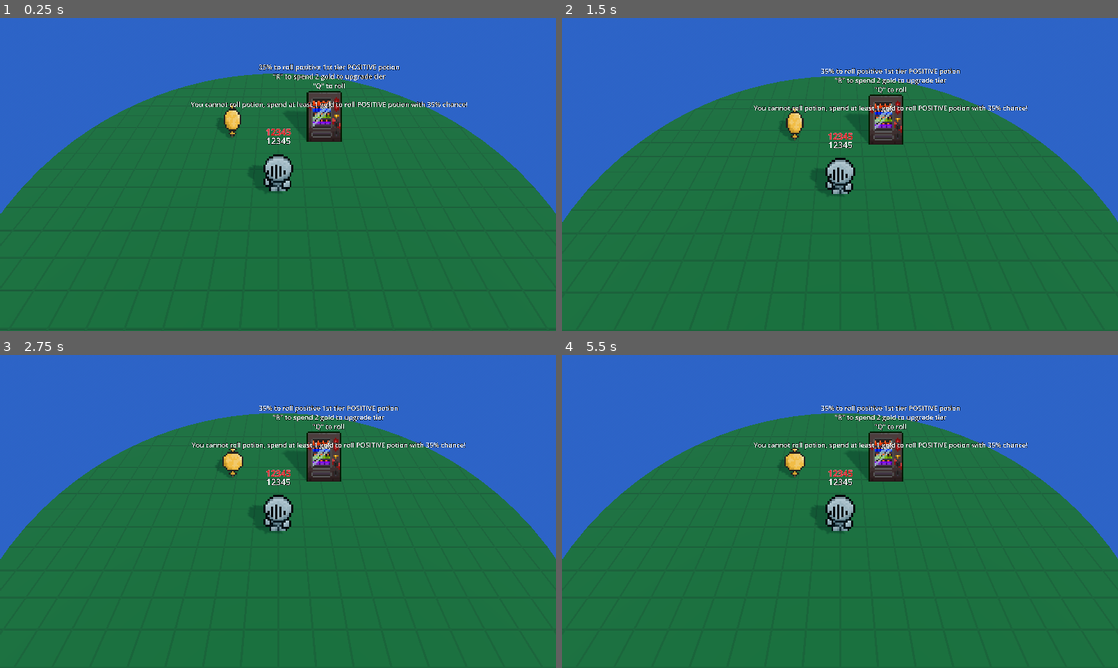
Above: before the commit, frames 1-4 (two rows, left to right).
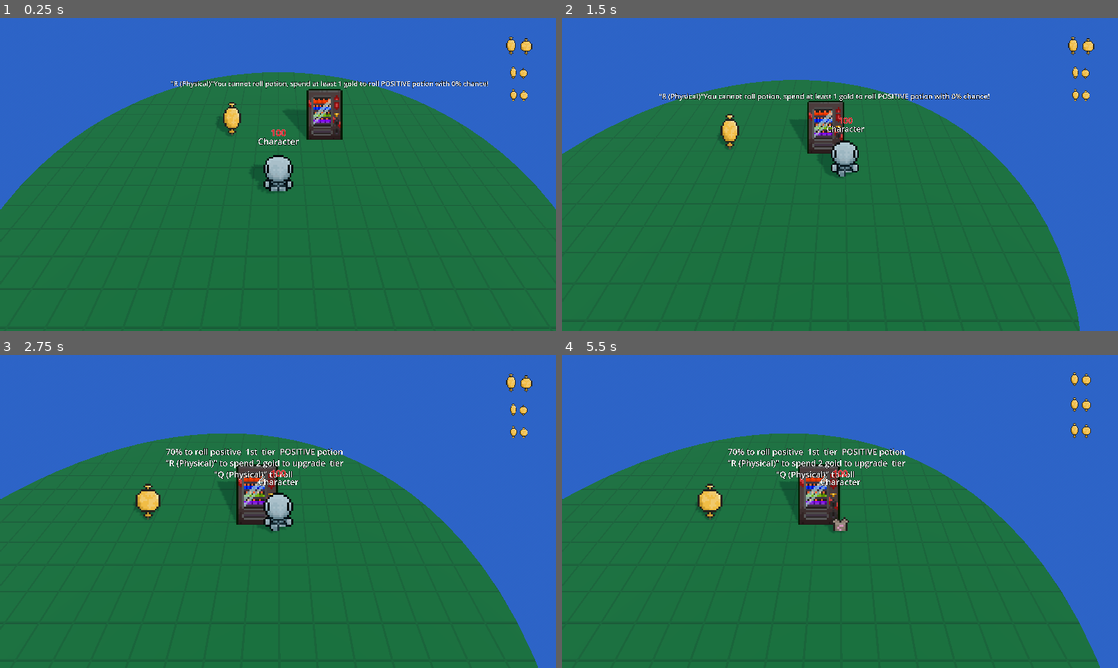
Above: after the commit, the same moments.

Repository: SamuelRodriguesMGR/wild-jam-77
Game: Godot game, scene res://_mechanic_tests/test_potions_vendings/test_vending.tscn
Two runs of this game, one before a commit and one after it. Both use one fixed random seed, a clock stepped at 60 frames per second and the inputs below. This scene is started directly instead of the project's main scene.
Inputs (mouse positions are in pixels of both pictures, inside the frame that each line leads up to):
- Up to frame 1 (0.25 s): no input
- Up to frame 2 (1.5 s): move the mouse to (962, 158) at 0.52 s; hold Right (ui_right) 0.53-1.28 s; tap Q (roll_potion) at 0.6 s; click (962, 158) at 0.67 s; tap R (spend_money_to_vending) at 0.8, 1.35 s; move the mouse to (812, 174) at 1.27 s; hold Up (ui_up) from 1.28 s (still down)
- Up to frame 3 (2.75 s): keep holding Up (ui_up); tap Q (roll_potion) at 1.55 s; move the mouse to (289, 505) at 2.02 s; press the mouse at (289, 505) at 2.03 s; tap R (spend_money_to_vending) at 2.3 s
- Up to frame 4 (5.5 s): keep holding Up (ui_up); move the mouse to (834, 517) at 2.77 s; release the mouse at (834, 517) at 2.78 s; right-click (834, 517) at 2.85 s; tap Q (roll_potion) at 3.05, 3.6, 4.55 s; move the mouse to (878, 514) at 3.52 s; tap R (spend_money_to_vending) at 3.8, 4.35, 5.3 s; move the mouse to (795, 508) at 4.27 s; move the mouse to (845, 511) at 5.02 s; hold Space (transform) from 5.03 s (still down)

The runs differ from the first frame. In frame 1, 3.4% of the frame differs, in the area x 0-100%, y 6-63%; in frame 2, 17%; in frame 3, 18%; in frame 4, 18%, in the area x 0-100%, y 5-100%.
Error before the commit: Parse Error: Could not find type "Player" in the current scope. (res://scenes/vending/vending.gd:30)

Commit message:
Интеграция функционала в character3d

Diff:
--- a/_mechanic_tests/test_potions_vendings/test_vending.tscn
+++ b/_mechanic_tests/test_potions_vendings/test_vending.tscn
@@ -83,3 +83,4 @@
 [node name="Character" parent="." instance=ExtResource("4_mvg1i")]
 transform = Transform3D(1, 0, 0, 0, 1, 0, 0, 0, 1, 0, 1.16966, 0)
 gold = 6
+is_local = true
--- a/scenes/Characters/character.gd
+++ b/scenes/Characters/character.gd
@@ -1,3 +1,4 @@
+class_name Player
 extends CharacterBody3D
 
 
@@ -9,6 +10,7 @@
 @onready var hurtbox_shape     : CollisionShape3D = $HurtBox/Collision
 @onready var info_label        : Label3D = $Info
 @onready var hp_label          : Label3D = $HP
+@onready var potion_slots_ui   : PotionSlotsUI = %PotionSlotsUI
 
 # таймеры
 @onready var attack_cooldown    : Timer = $Timers/attack_cooldown
@@ -17,6 +19,9 @@
 @onready var transform_duration : Timer = $Timers/transform_duration
 
 @export var gold : int = 3
+#for tests
+@export var is_local: bool = false
+#
 
 const SPEED    : float = 12.0
 const FRICTION : float = 0.95
@@ -31,6 +36,9 @@
 var is_attack_ready    : bool = true
 var is_transform_ready : bool = true
 
+var is_on_lose_streak: bool = false
+
+var _potions_slots: PotionSlots
 
 func _enter_tree() -> void:
 	# уникальный id игрока (я хз)
@@ -38,17 +46,18 @@
 
 func _ready() -> void:
 	# если игрок авторизован
-	if is_multiplayer_authority():
+	if is_multiplayer_authority() or is_local:
 		# имя
 		info_label.text = name
 		# делаем камеру повышенной в звании
 		camera.make_current()
 		# стартовая позиция
 		position.y = 1
+		_init_potions_slots()
 
 func _physics_process(_delta: float) -> void:
 	# если игрок авторизован
-	if is_multiplayer_authority():
+	if is_multiplayer_authority() or is_local:
 		get_input()
 		move()
 		move_and_slide()
@@ -195,3 +204,19 @@
 	#else:
 		#return Vector3(0,0,0)
 	#
+
+
+func _init_potions_slots() -> void:
+	_potions_slots = PotionSlots.new()
+	_potions_slots.potion_slots_updated.connect(potion_slots_ui._on_potion_slots_updated)
+	_potions_slots.potion_slots_updated.emit(_potions_slots.potions)
+
+func give_potion(path_to_potion_resource: String) -> void:
+	_potions_slots.put_potion_in(load(path_to_potion_resource))
+
+#Функция такая маленькая, потому что можно будет включать VFX.
+func put_out_gold(minus: int) -> bool:
+	if(gold-minus >= 0):
+		gold-=minus
+		return true
+	return false
--- a/scenes/Characters/character.tscn
+++ b/scenes/Characters/character.tscn
@@ -419,6 +419,7 @@
 font_size = 80
 
 [node name="PotionSlotsUI" parent="." instance=ExtResource("5_uoo61")]
+unique_name_in_owner = true
 anchors_preset = -1
 anchor_left = 0.864583
 anchor_top = 0.00308642
Not shown: 1 places in scenes/Characters/character.tscn that only renumber resources
